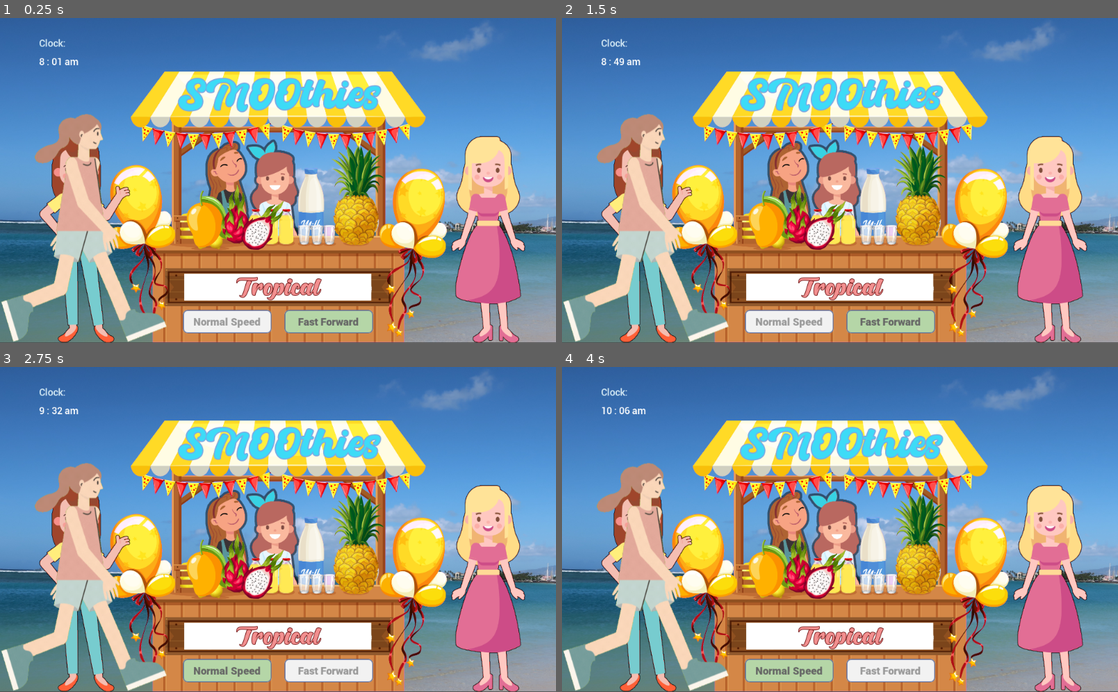
Above: before the commit, frames 1-4 (two rows, left to right).
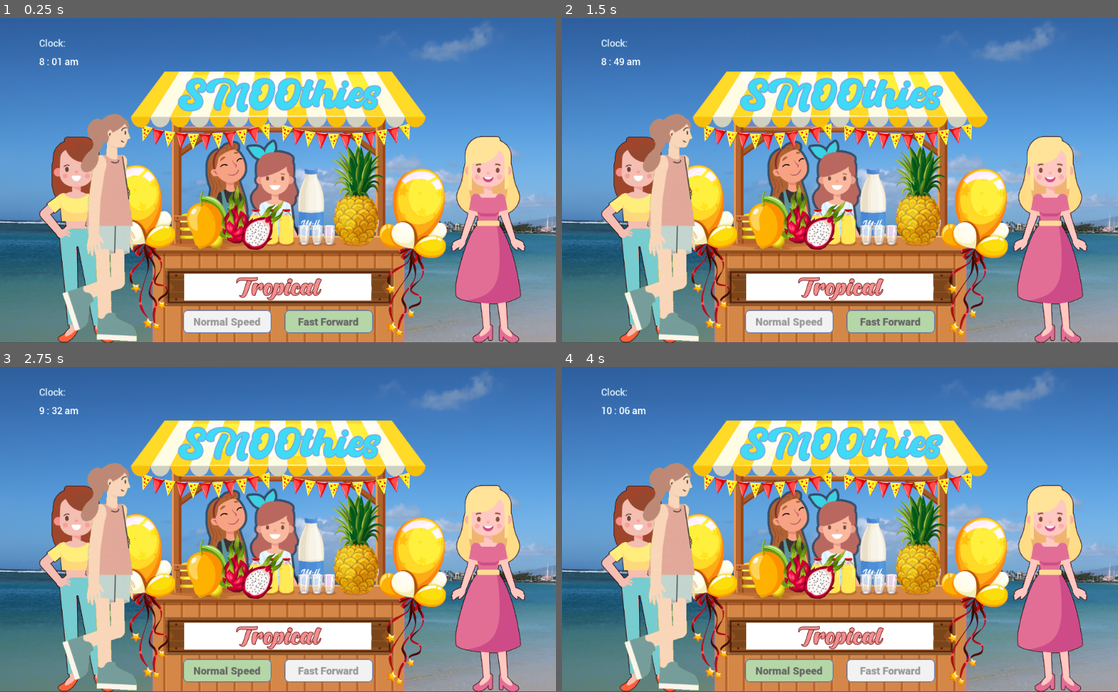
Above: after the commit, the same moments.

Repository: thepriscillawang/SMOOthies
Game: Godot game, scene res://Scenes/Simulation.tscn
The game is run twice, just before and just after one commit, with the same random seed, the same clock (stepped at 60 frames per second) and the same inputs. This scene is started directly instead of the project's main scene. Sound files missing from this copy of the repository are replaced by a short silence.
Inputs (mouse positions are in pixels of both pictures, inside the frame that each line leads up to):
- Up to frame 1 (0.25 s): no input
- Up to frame 2 (1.5 s): click (890, 323) at 0.5 s; click (789, 323) at 1.25 s
- Up to frame 3 (2.75 s): click (328, 672) at 2 s
- Up to frame 4 (4 s): click (789, 672) at 2.75 s; click (890, 672) at 3.5 s

The runs differ from the first frame. In frame 1, 7.7% of the frame differs, in the area x 0-30%, y 29-100%; in frame 2, 7.7%; in frame 3, 7.7%; in frame 4, 7.7%.
Error in both runs: Invalid operands 'Nil' and 'int' in operator '-'. (res://Scenes/Algorithm.gd:120)

Commit message:
Character update

Diff:
--- a/src/SMOOthies/Scenes/Simulation.tscn
+++ b/src/SMOOthies/Scenes/Simulation.tscn
@@ -15,6 +15,7 @@
 [ext_resource path="res://images/button_fast-forward_disabled.png" type="Texture" id=13]
 [ext_resource path="res://images/Character_01_01.png" type="Texture" id=14]
 [ext_resource path="res://images/Character_01_02.png" type="Texture" id=15]
+[ext_resource path="res://images/Character_01_03.png" type="Texture" id=16]
 
 [sub_resource type="DynamicFont" id=1]
 size = 72
@@ -38,7 +39,7 @@
 
 [sub_resource type="SpriteFrames" id=5]
 animations = [ {
-"frames": [ ExtResource( 14 ), ExtResource( 15 ) ],
+"frames": [ ExtResource( 14 ), ExtResource( 15 ), ExtResource( 16 ) ],
 "loop": true,
 "name": "default",
 "speed": 5.0
@@ -122,10 +123,9 @@
 custom_colors/font_color = Color( 1, 1, 1, 1 )
 custom_fonts/font = SubResource( 4 )
 
-[node name="AnimatedSprite" type="AnimatedSprite" parent="."]
-position = Vector2( 154, 382 )
+[node name="Character_01" type="AnimatedSprite" parent="."]
+position = Vector2( 184, 394 )
 frames = SubResource( 5 )
-frame = 1
 playing = true
 
 [connection signal="pressed" from="FastForwardButton" to="." method="_on_FastForwardButton_pressed"]
Not shown: 1 places in src/SMOOthies/Scenes/Simulation.tscn that only renumber resources
Binary file changed: src/SMOOthies/images/Character_01_01.png
Binary file changed: src/SMOOthies/images/Character_01_02.png
Binary file added: src/SMOOthies/images/Character_01_03.png
Not shown, added: src/SMOOthies/images/Character_01_03.png.import
